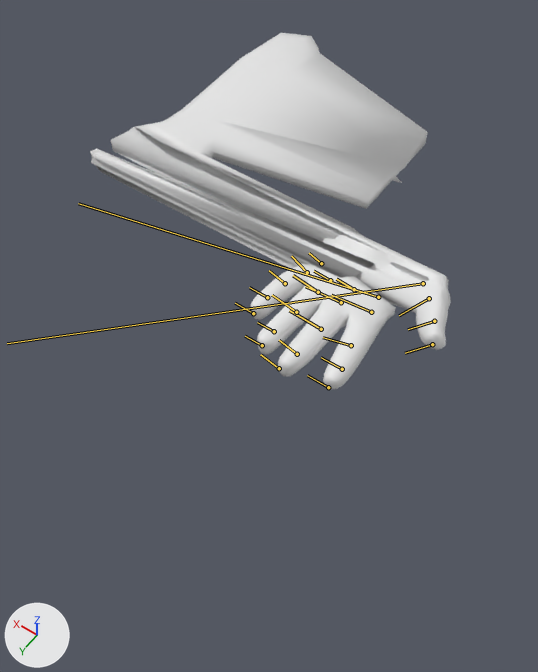
Before and after pictures for a commit that changed the FBX model Assets/Hands/Right-Hand.FBX.
Camera for both pictures: a camera (50 mm lens) standing at (-0.82, 2.3, 2.29) and looking at (0.31, 0.71, -0.2). The axes (+X, +Y, +Z) are drawn at lower left. The lights are the same throughout. Both versions are drawn at the pose saved in each file; the numbers are the values there. The bones that bend it are drawn over the model as lines.

The first picture shows 'Palm001'.
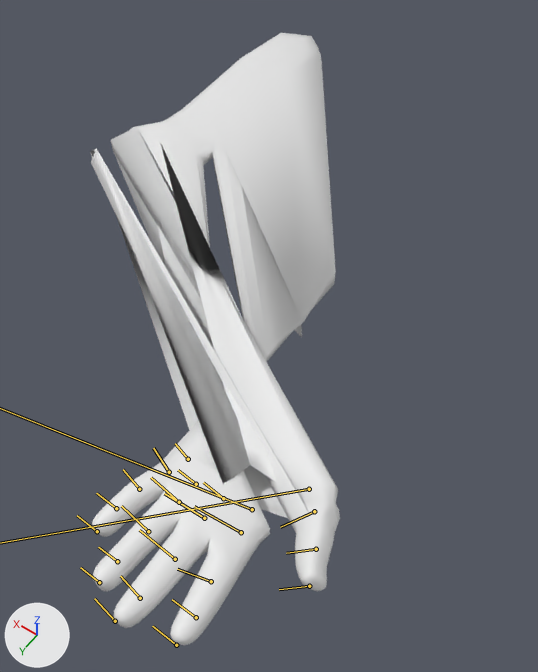
Changed parts and their boxes (x1, y1, x2, y2) in the pictures (538 x 672 px):
'Palm001', posed (31% narrower, 72% taller): before (90, 33, 451, 389); after (90, 33, 340, 645)
bone 'Bone-Finger-02-005', root to tip: before (354, 289) to (336, 279); after (223, 498) to (203, 482)
bone 'Bone-Finger-01-005', root to tip: before (330, 280) to (314, 271); after (196, 484) to (178, 470)
bone 'Bone-Finger-00-005', root to tip: before (321, 263) to (309, 253); after (188, 459) to (175, 443)
bone 'Bone-Finger-03-006', root to tip: before (371, 312) to (331, 295); after (241, 532) to (194, 506)
bone 'Bone-Thumb-005', root to tip: before (429, 298) to (399, 315); after (314, 511) to (280, 527)

Edits to the bpy script that builds the scene:
```text
Change bone_bone_finger_02_005:
    where bone_bone_finger_02_005 = bpy.data.objects['Armature'].pose.bones['Bone-Finger-02-005']
    bone_bone_finger_02_005.location: (-0.2, 46.8, -1.9) -> (41.2, 48.4, -1.9)
Change bone_bone_finger_01_005:
    where bone_bone_finger_01_005 = bpy.data.objects['Armature'].pose.bones['Bone-Finger-01-005']
    bone_bone_finger_01_005.location: (-1.9, 38.3, -1.9) -> (39.5, 41.0, -1.9)
Change bone_bone_finger_00_005:
    where bone_bone_finger_00_005 = bpy.data.objects['Armature'].pose.bones['Bone-Finger-00-005']
    bone_bone_finger_00_005.location: (4.3, 31.7, -1.9) -> (45.3, 25.8, -1.9)
Change bone_bone_finger_03_006:
    where bone_bone_finger_03_006 = bpy.data.objects['Armature'].pose.bones['Bone-Finger-03-006']  # child of 'Bone-Finger-03-005'
    bone_bone_finger_03_006.location: (-9.2, 55.4, -1.9) -> (31.3, 64.2, -1.9)
Change bone_bone_thumb_005:
    where bone_bone_thumb_005 = bpy.data.objects['Armature'].pose.bones['Bone-Thumb-005']  # child of 'Bone-Thumb-004'
    bone_bone_thumb_005.location: (-54.5, 40.9, -1.9) -> (-31.8, 75.5, -1.9)
```
